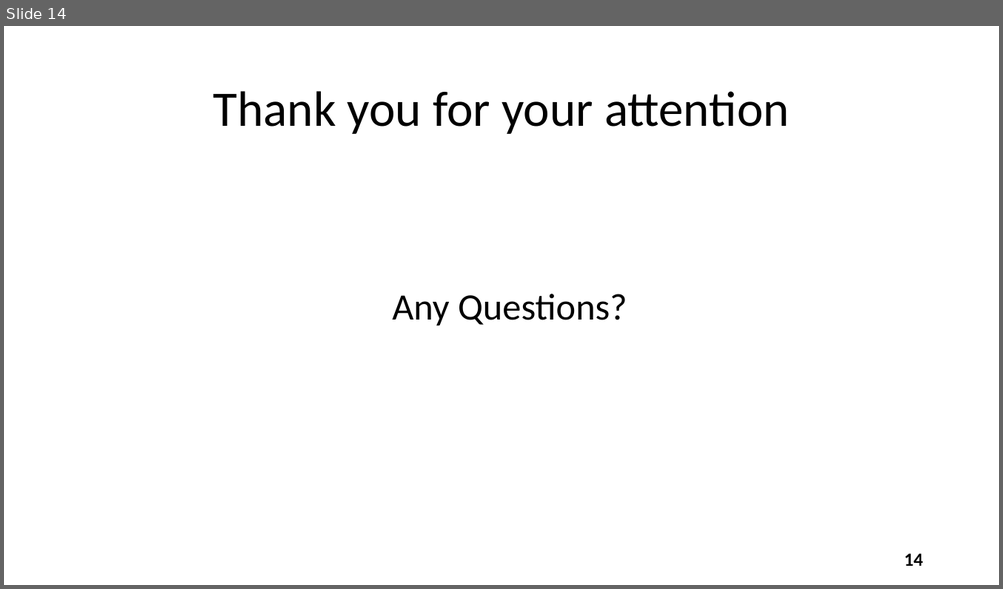
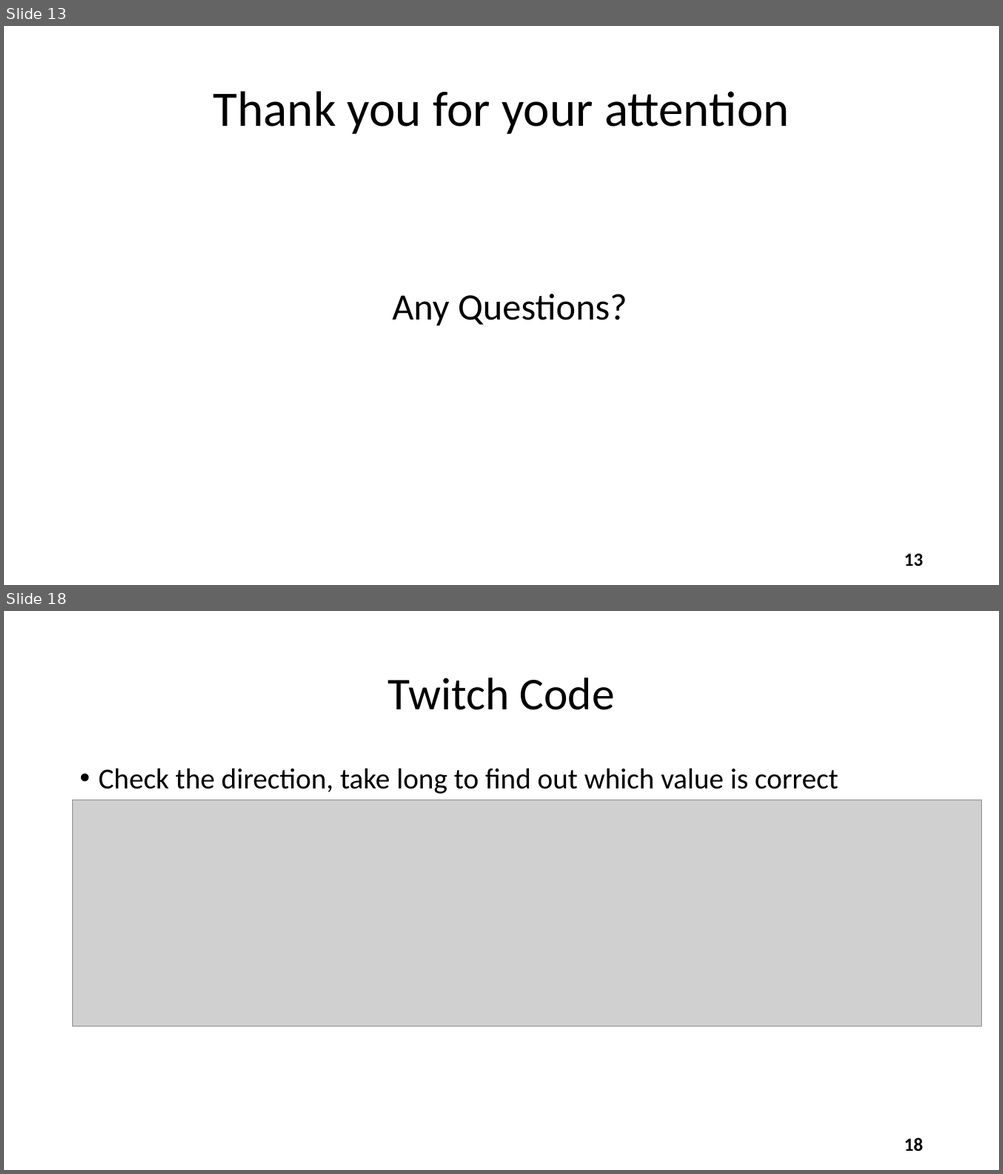
Before and after one commit to lukgav/ios-ar, a slide deck: projectPresentation/WatchOut Presentation.pptx. Shown one above the other, each under a label of ours: slide 14 before the commit, slides 13 and 18 after it; the slides between them are not shown. The pictures are 1003x589 and 1003x1174 pixels, drawn with LibreOffice and Linux fonts; fonts in the diff are those of the drawing; grey boxes stand for pictures. Boxes give left, top, right and bottom in pixels: in the first picture for what was removed or moved away, otherwise in the second. Text is boxed around its words. In the diff, an @@ line names an element or a change of style, - is before the commit and + after.

Commit message:
+ Add twitch code and project name and some pictures

```diff
--- a/projectPresentation/WatchOut Presentation.pptx
+++ b/projectPresentation/WatchOut Presentation.pptx
@@ slide 18 added at bbox=[4, 611, 999, 1170], background #FFFFFF @@
@@ title added at bbox=[388, 678, 614, 710], 44 pt, text #000000 @@
+Twitch Code
@@ text added at bbox=[99, 768, 838, 794], 28 pt, text #000000 @@
+• Check the direction, take long to find out which value is correct
@@ picture added at bbox=[73, 800, 982, 1026] @@
@@ page number added at bbox=[904, 1138, 923, 1151], 18 pt, text #000000, bold @@
+18
@@ what was slide 14 is now slide 13 @@
@@ page number at bbox=[904, 554, 923, 566]: text changed @@
-14
+13
```
Also in this commit, not shown: 7 slides changed, 3 other slides added.
